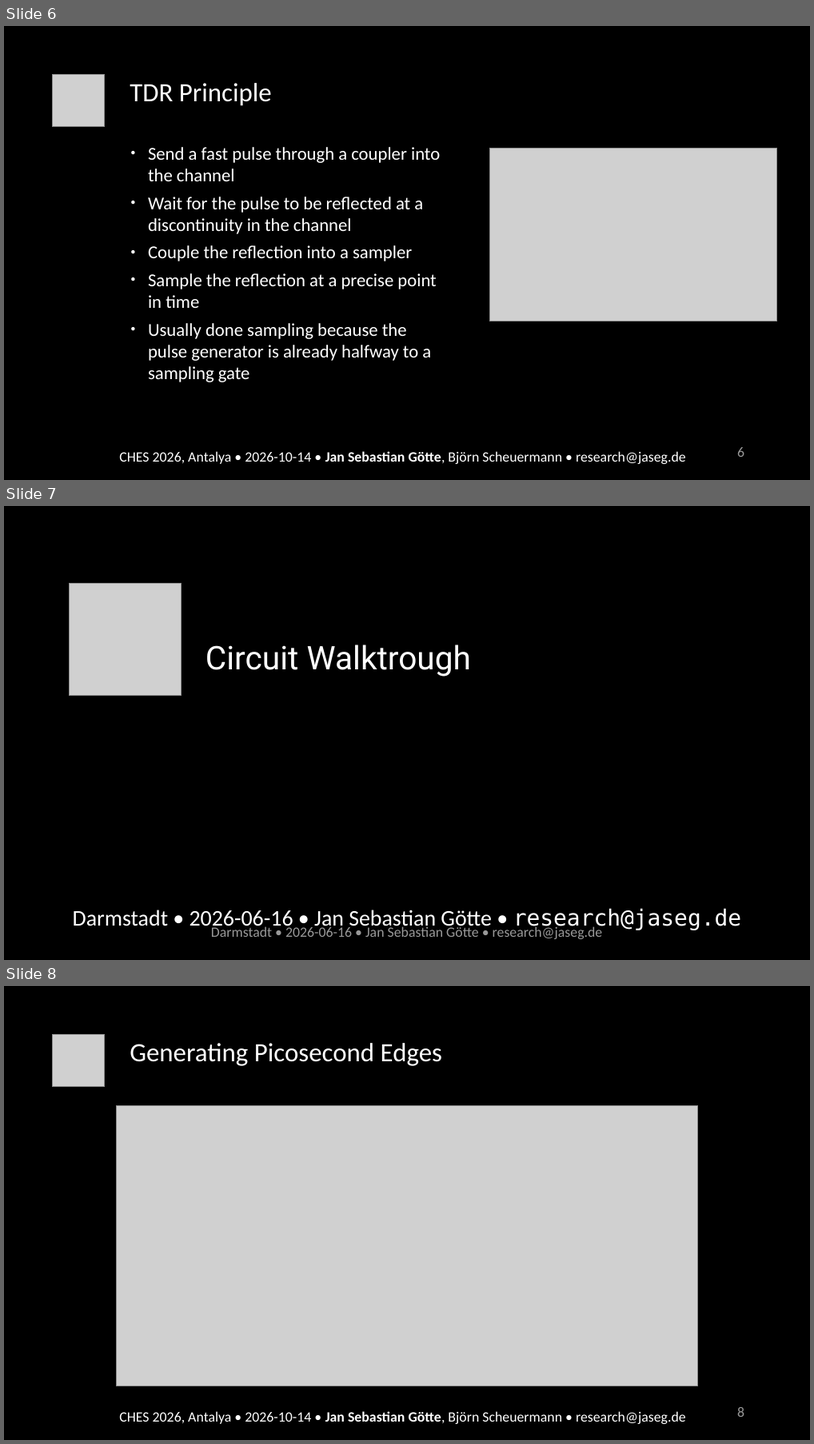
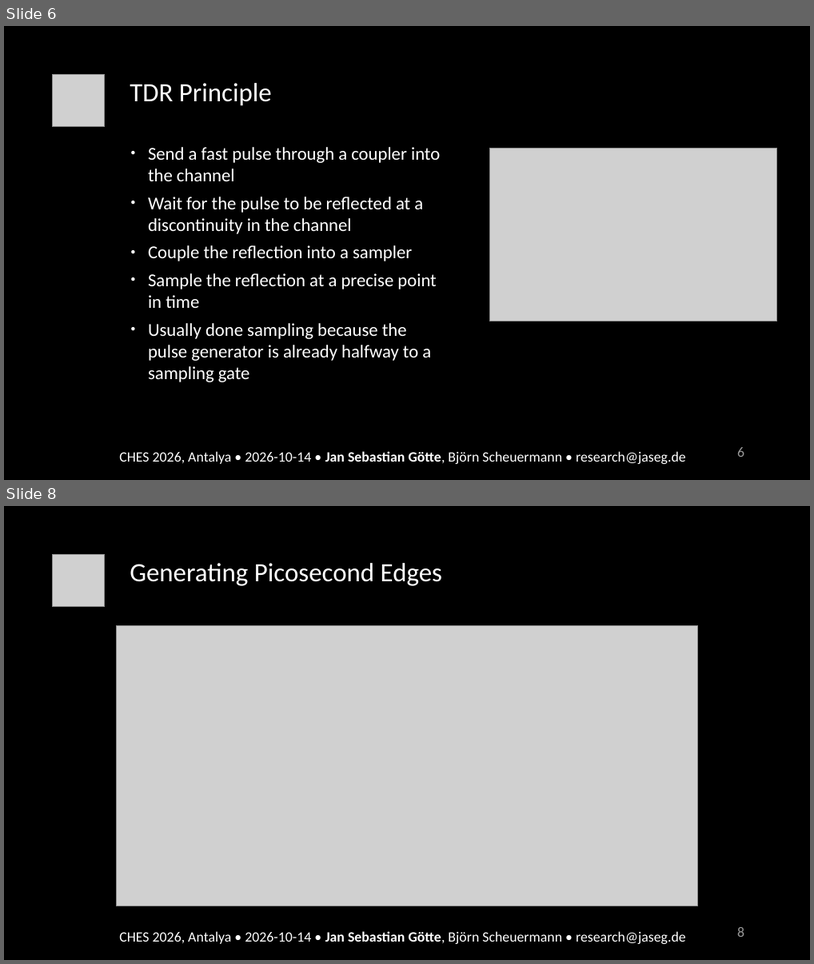
Before and after one commit to jaseg/sampling-mesh-monitor, a slide deck: talk/slides-dark.odp. Shown one above the other, each under a label of ours: slides 6, 7 and 8 before the commit, slides 6 and 8 after it; the slides between them are not shown. The pictures are 814x1444 and 814x964 pixels, drawn with LibreOffice and Linux fonts; fonts in the diff are those of the drawing; grey boxes stand for pictures. Boxes give left, top, right and bottom in pixels: in the first picture for what was removed or moved away, otherwise in the second. Text is boxed around its words. In the diff, an @@ line names an element or a change of style, - is before the commit and + after.

```diff
--- a/talk/slides-dark.odp
+++ b/talk/slides-dark.odp
@@ slide 7 removed at box(4, 506, 810, 960), background #000000 @@
@@ picture removed at box(69, 583, 181, 695) @@
@@ title removed at box(206, 644, 472, 676) @@
-Circuit Walktrough
@@ text removed at box(73, 908, 742, 931) @@
-Darmstadt • 2026-06-16 • Jan Sebastian Götte • research@jaseg.de
@@ text removed at box(211, 924, 603, 939) @@
-Darmstadt • 2026-06-16 • Jan Sebastian Götte • research@jaseg.de
```
Also in this commit, not shown: 5 slides changed, 1 slide added.
